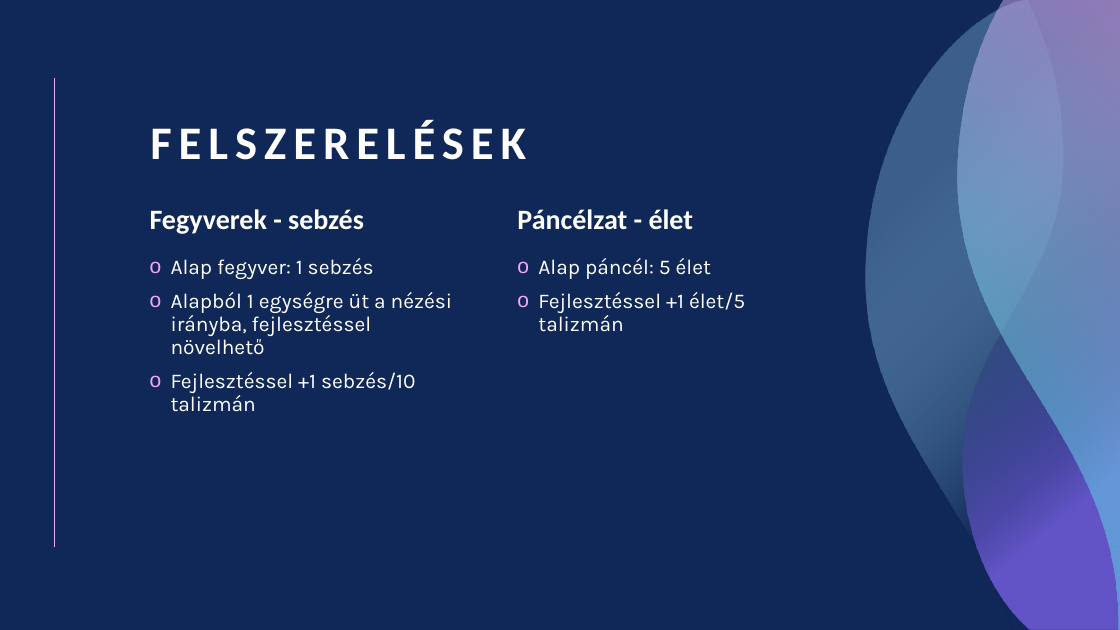
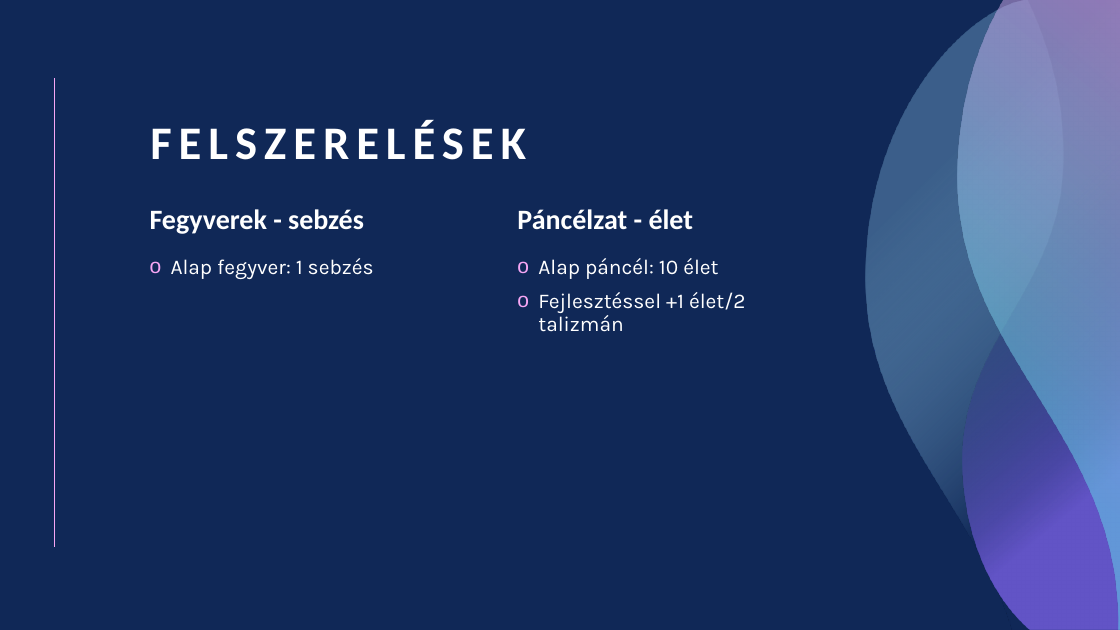
Before and after one commit to baloghdaniel654/11_SZFT3_BaloghDaniel_ErdelyiBalazs_KalmanDaniel_projekt3, a slide deck: slide 9 of IKT_jatek_bemutato.pptx (slide 10 before the commit). Drawn at 1120x630 pixels with LibreOffice and Linux fonts; fonts in the diff are those of the drawing. Boxes give left, top, right and bottom in pixels: in the first picture for what was removed or moved away, otherwise in the second. Text is boxed around its words. In the diff, an @@ line names an element or a change of style, - is before the commit and + after.

```diff
--- a/IKT_jatek_bemutato.pptx
+++ b/IKT_jatek_bemutato.pptx
@@ text at [538,258,746,332]: text changed @@
-o Alap páncél: 5 élet
-o Fejlesztéssel +1 élet/5 talizmán
+o Alap páncél: 10 élet
+o Fejlesztéssel +1 élet/2 talizmán
@@ text at [171,292,452,412]: paragraphs removed @@
-o Alapból 1 egységre üt a nézési irányba, fejlesztéssel növelhető
-o Fejlesztéssel +1 sebzés/10 talizmán
```
Also in this commit, not shown: 8 other slides changed, 2 slides removed.
